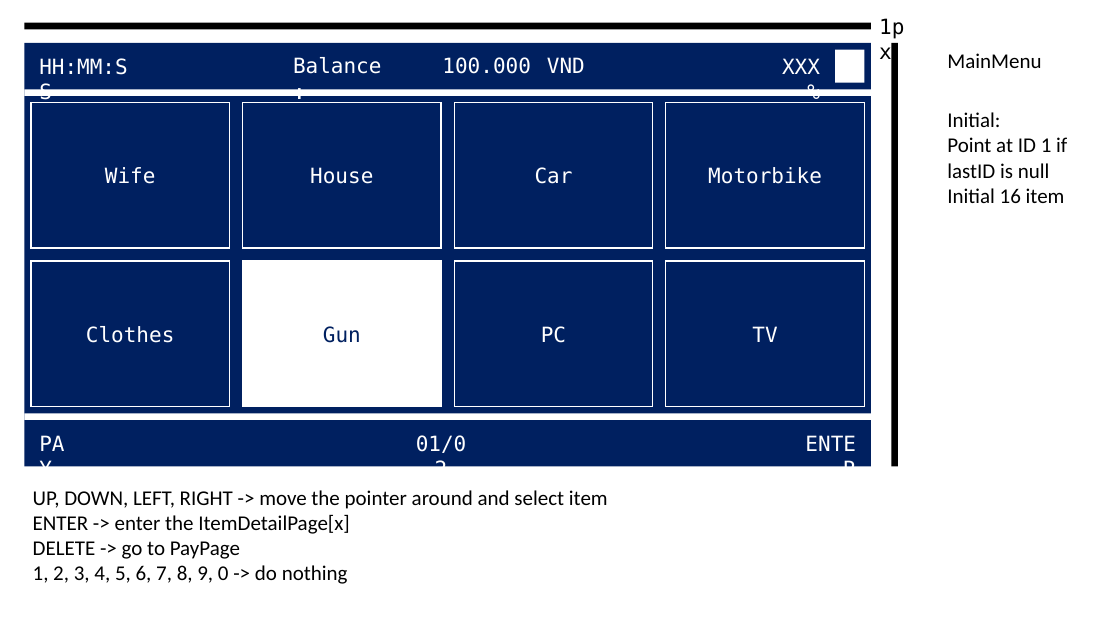
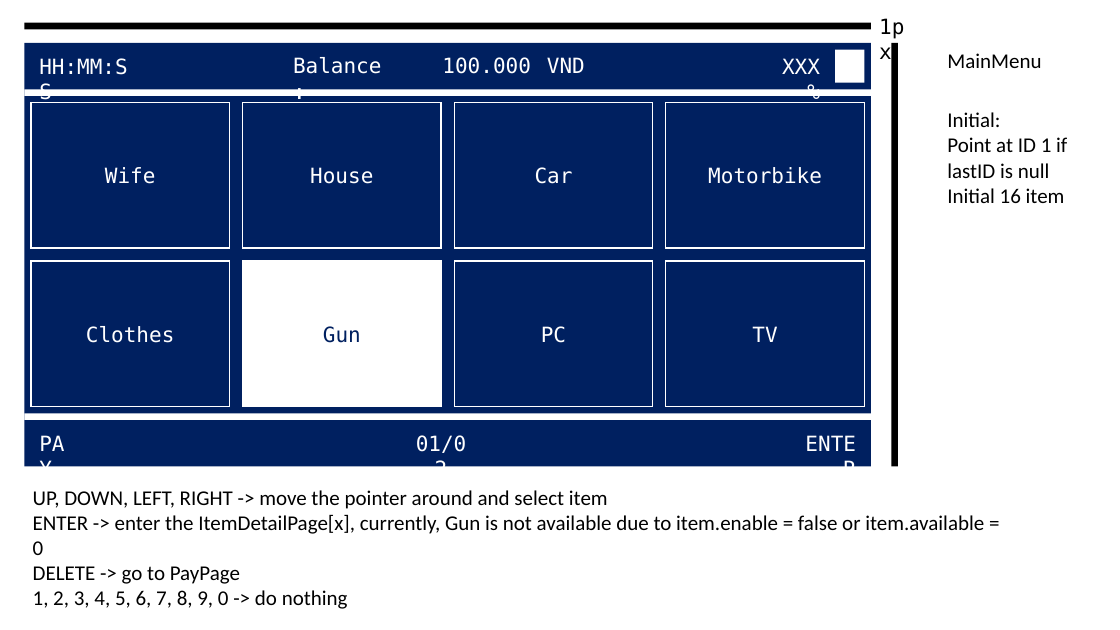
Before and after one commit to 1172005thinh/VendingMachine, a slide deck: slide 36 of UI-UX.pptx (slide 14 before the commit). Drawn at 1120x630 pixels with LibreOffice and Linux fonts; fonts in the diff are those of the drawing. Boxes give left, top, right and bottom in pixels: in the first picture for what was removed or moved away, otherwise in the second. Text is boxed around its words. In the diff, an @@ line names an element or a change of style, - is before the commit and + after.

```diff
--- a/UI-UX.pptx
+++ b/UI-UX.pptx
@@ text at (33,514,984,555): text changed @@
-ENTER -> enter the ItemDetailPage[x]
+ENTER -> enter the ItemDetailPage[x], currently, Gun is not available due to item.enable = false or item.available = 0
```
Also in this commit, not shown: 1 other slide changed, 23 slides added, 1 other file.
